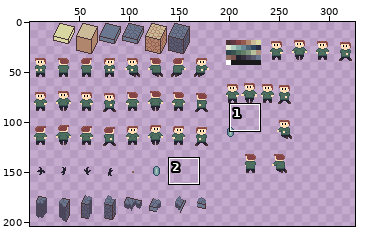
One commit to this sprite sheet: images/tiles.png. The picture above shows the old version from afar; the outline marks the close-up.
Close-up. Before the edit:
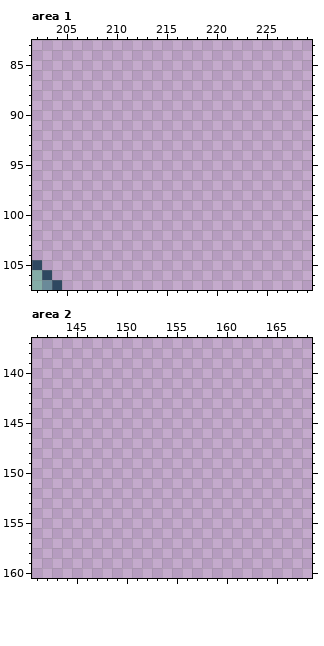
The file is 326x205 pixels. Shown: area 1: x 202..229, y 83..107; area 2: x 141..168, y 137..160. The wide view leaves out empty margins.
After:
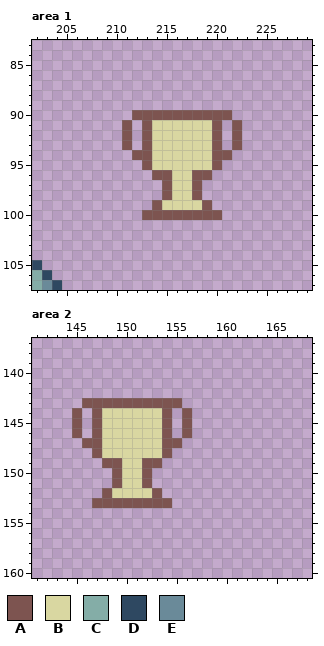
Palette (. is transparent): A #7d5450  B #d9d7a1  C #84ada7  D #2e4861  E #6a8a99
Diff:
--- area 1
@@ x 209..224 @@
  89 ................
- 90 ................
- 91 ................
- 92 ................
- 93 ................
- 94 ................
- 95 ................
- 96 ................
- 97 ................
- 98 ................
- 99 ................
-100 ................
+ 90 ...AAAAAAAAAA...
+ 91 ..A.ABBBBBBA.A..
+ 92 ..A.ABBBBBBA.A..
+ 93 ..A.ABBBBBBA.A..
+ 94 ...AABBBBBBAA...
+ 95 ....ABBBBBBA....
+ 96 .....AABBAA.....
+ 97 ......ABBA......
+ 98 ......ABBA......
+ 99 .....ABBBBA.....
+100 ....AAAAAAAA....
 101 ................
--- area 2
@@ x 143..158 @@
 142 ................
-143 ................
-144 ................
-145 ................
-146 ................
-147 ................
-148 ................
-149 ................
-150 ................
-151 ................
-152 ................
-153 ................
+143 ...AAAAAAAAAA...
+144 ..A.ABBBBBBA.A..
+145 ..A.ABBBBBBA.A..
+146 ..A.ABBBBBBA.A..
+147 ...AABBBBBBAA...
+148 ....ABBBBBBA....
+149 .....AABBAA.....
+150 ......ABBA......
+151 ......ABBA......
+152 .....ABBBBA.....
+153 ....AAAAAAAA....
 154 ................
Boxes around the changes in both close-ups, in picture pixels (x1, y1, x2, y2):
added: (122, 110, 242, 220)
added: (72, 398, 192, 508)
